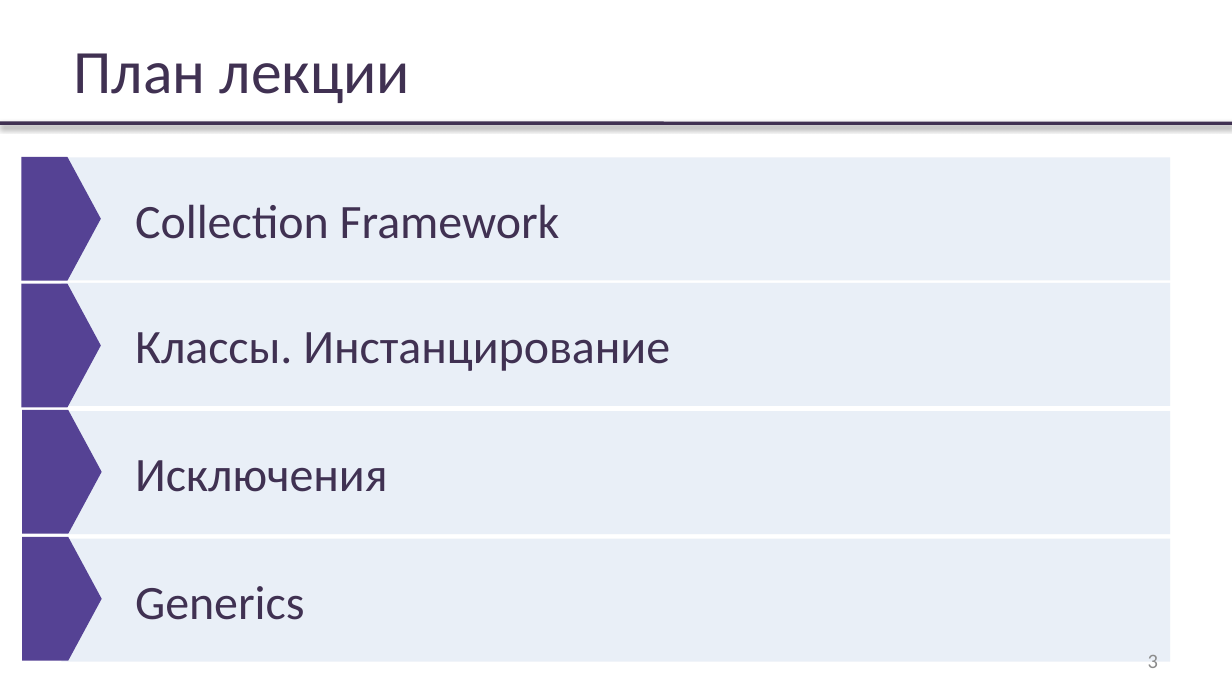
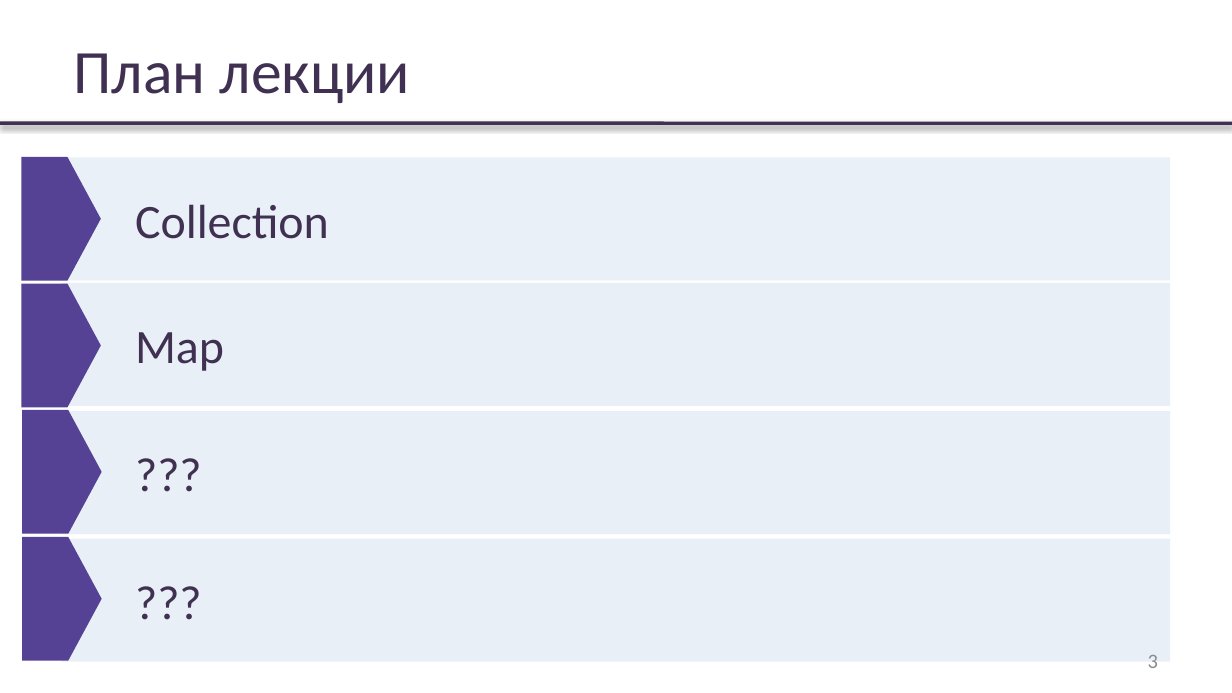
Before and after one commit to rybalkinsd/atom, a slide deck: slide 3 of lecture3/presentation/lecture03.pptx. Drawn at 1232x693 pixels with LibreOffice and Linux fonts; fonts in the diff are those of the drawing; background and template pictures are left out. Boxes give left, top, right and bottom in pixels: in the first picture for what was removed or moved away, otherwise in the second. Text is boxed around its words. In the diff, an @@ line names an element or a change of style, - is before the commit and + after.

```diff
--- a/lecture3/presentation/lecture03.pptx
+++ b/lecture3/presentation/lecture03.pptx
@@ rectangle "Collection" at <box>62,158,1170,281</box>: fill #DCE6F2 at 61% opacity to #EAF0F7 @@
@@ text in rectangle at <box>135,204,329,239</box>: text changed @@
-Collection Framework
+Collection
@@ text at <box>135,332,224,371</box>: text changed @@
-Классы. Инстанцирование
+Map
@@ text in rectangle at <box>135,460,387,492</box>: text changed @@
-Исключения
+???
@@ text in rectangle at <box>135,586,304,620</box>: text changed @@
-Generics
+???
```
Also in this commit, not shown: 10 other slides changed, 26 slides added, 4 slides removed.
